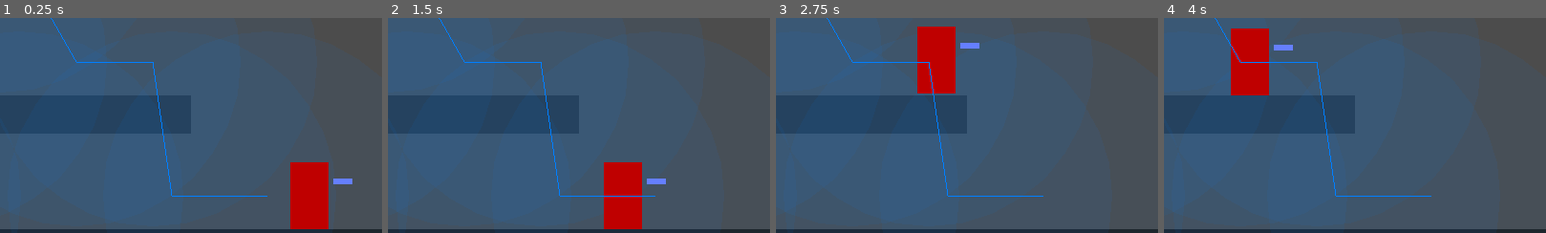
Above: before the commit, frames 1-4 (left to right).
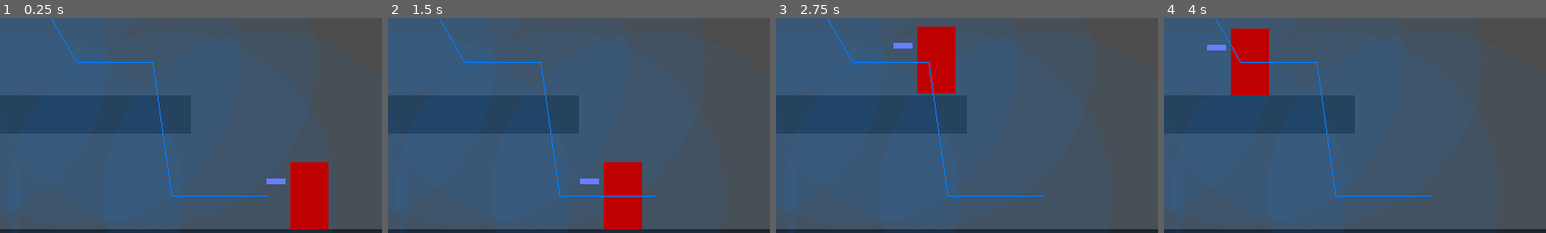
Above: after the commit, the same moments.

Repository: zhyrin0/through-the-looking-glass
Game: Godot game, scene res://tests/enemy_movement/test.tscn
The game is run twice, just before and just after one commit, with the same random seed, the same clock (stepped at 60 frames per second) and the same inputs. This scene is started directly instead of the project's main scene.
Inputs (mouse positions are % of the whole screen's width and height, from its top left):
- Up to frame 1 (0.25 s): no input
- Up to frame 2 (1.5 s): move the mouse to (72, 45) at 0.52 s; press the mouse at (72, 45) at 0.53 s; hold D (move_right) from 0.53 s (still down); tap Space (move_jump) at 0.77 s; move the mouse to (30, 55) at 1.27 s; release the mouse at (30, 55) at 1.28 s; tap S (move_fall) at 1.35 s
- Up to frame 3 (2.75 s): tap Space (move_jump) at 1.52 s; move the mouse to (60, 28) at 2.02 s; release D (move_right) at 2.03 s; press the mouse at (60, 28) at 2.03 s; hold A (move_left) from 2.03 s (still down)
- Up to frame 4 (4 s): move the mouse to (45, 70) at 2.77 s; release A (move_left) at 2.78 s; release the mouse at (45, 70) at 2.78 s; hold D (move_right) from 2.78 s (still down); tap S (move_fall) at 2.85 s; tap Space (move_jump) at 3.02, 3.77 s; move the mouse to (80, 65) at 3.52 s; press the mouse at (80, 65) at 3.53 s
The pictures show only the part of the screen within x 50-100%, y 40-90%; the shares and areas given below are measured in that part.

The runs differ from the first frame. In frame 1, 0.3% of the frame differs, in the area x 69-93%, y 74-78%; in frame 2, 0.3%; in frame 3, 0.3%; in frame 4, 0.3%.

Commit message:
Enemy faces current waypoint

Diff:
--- a/src/enemy/enemy.gd
+++ b/src/enemy/enemy.gd
@@ -27,6 +27,14 @@
 func _ready() -> void:
 	emit_signal("request_path", self)
 
+
+func _process(_delta: float) -> void:
+	if not waypoints.empty():
+		var x_dir := sign(to_local(waypoints[0]).x)
+		if x_dir == 1.0 and scale.x != 1.0:
+			scale.x = 1.0
+		elif x_dir == -1.0 and scale.x != -1.0:
+			scale.x = -1.0
 
 func _physics_process(delta: float) -> void:
 	var gravity_multiplier := fall_gravity_modifier if velocity.y > 0.0 else 1.0
